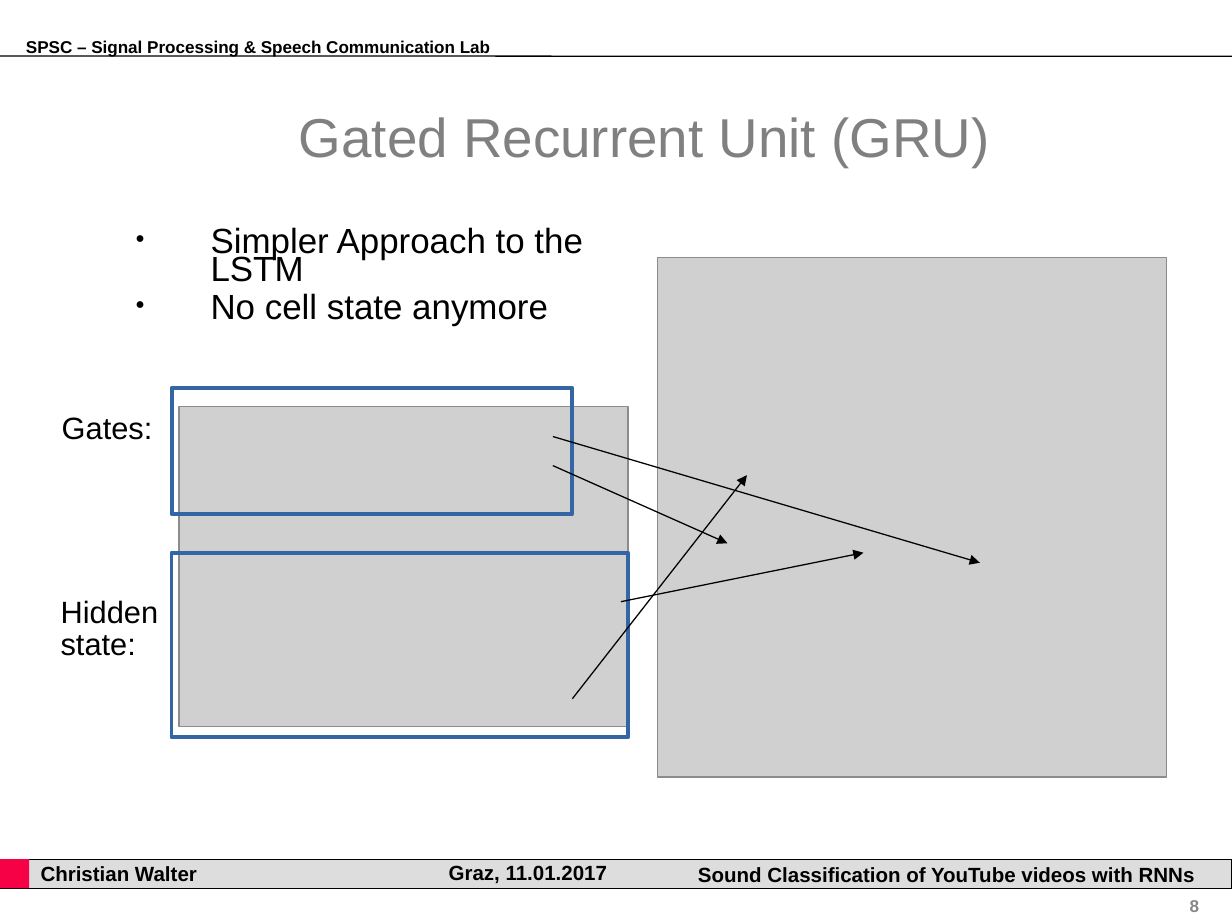
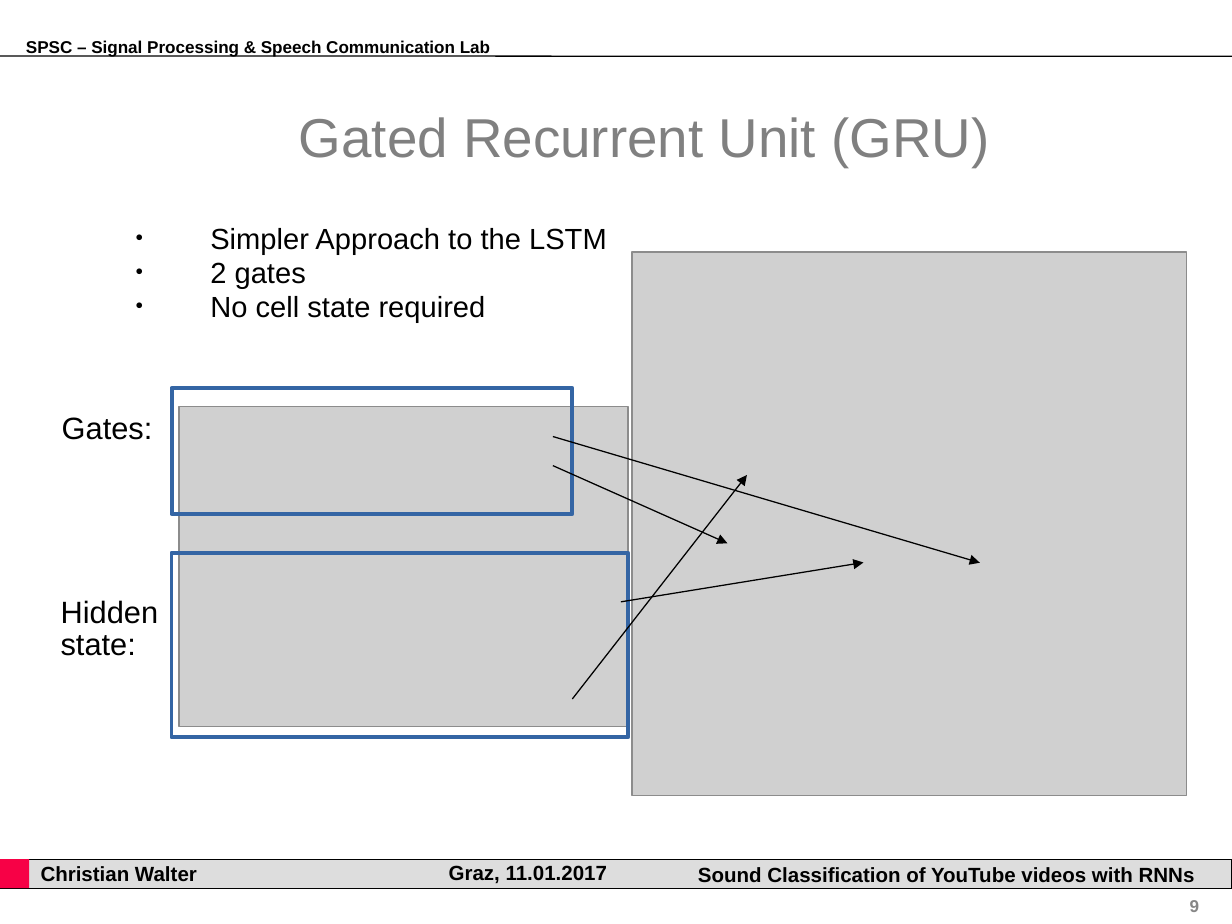
Before and after one commit to gartenschlaefer/present, a slide deck: slide 9 of bachelor_thesis/bachelor_thesis.ppt (slide 8 before the commit). Drawn at 1232x924 pixels with LibreOffice and Linux fonts; fonts in the diff are those of the drawing; grey boxes stand for pictures; background and template pictures are left out. Boxes give left, top, right and bottom in pixels: in the first picture for what was removed or moved away, otherwise in the second. Text is boxed around its words. In the diff, an @@ line names an element or a change of style, - is before the commit and + after.

```diff
--- a/bachelor_thesis/bachelor_thesis.ppt
+++ b/bachelor_thesis/bachelor_thesis.ppt
@@ text at (210, 228, 607, 255): size 20.4 to 17.1 pt in "Simpler Approach to the LSTM" @@
@@ text at (210, 262, 486, 322): text changed; size 20.4 to 17.1 pt @@
-● No cell state anymore
+● 2 gates
+● No cell state required
@@ picture: place and size @@
-picture at (658, 257, 1167, 777)
+picture at (632, 253, 1186, 796)
@@ arrow moved from (621, 601) - (864, 553) to (621, 602) - (864, 563) @@
```
Also in this commit, not shown: 12 other slides changed, 4 slides added, 2 slides removed, 30 other files.
